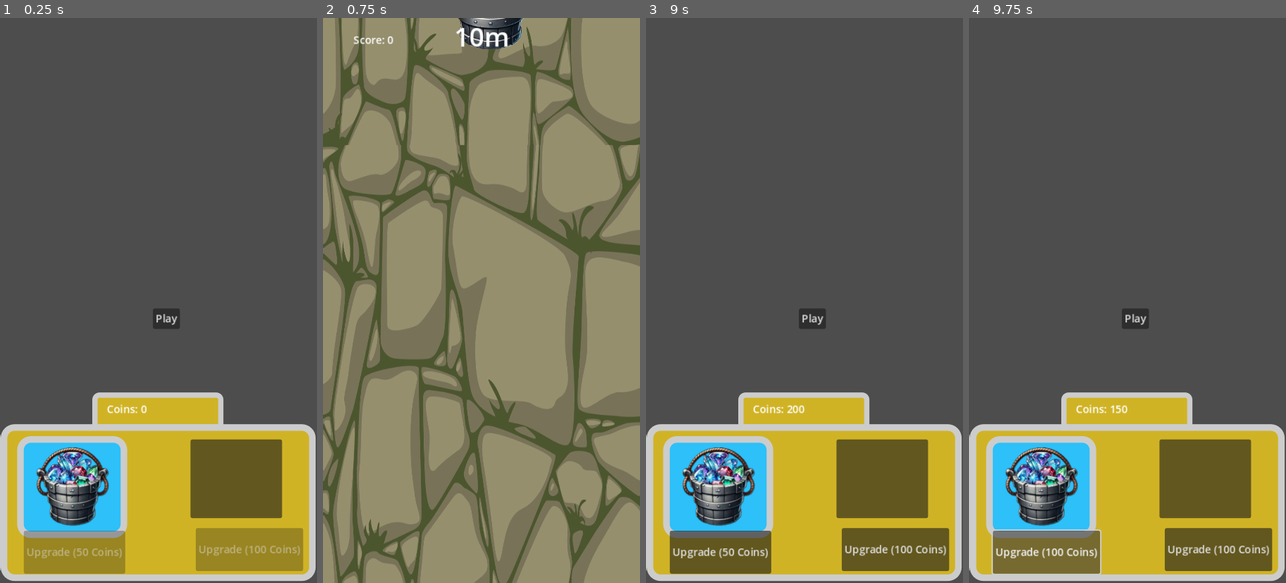
Above: before the commit, frames 1-4 (left to right).
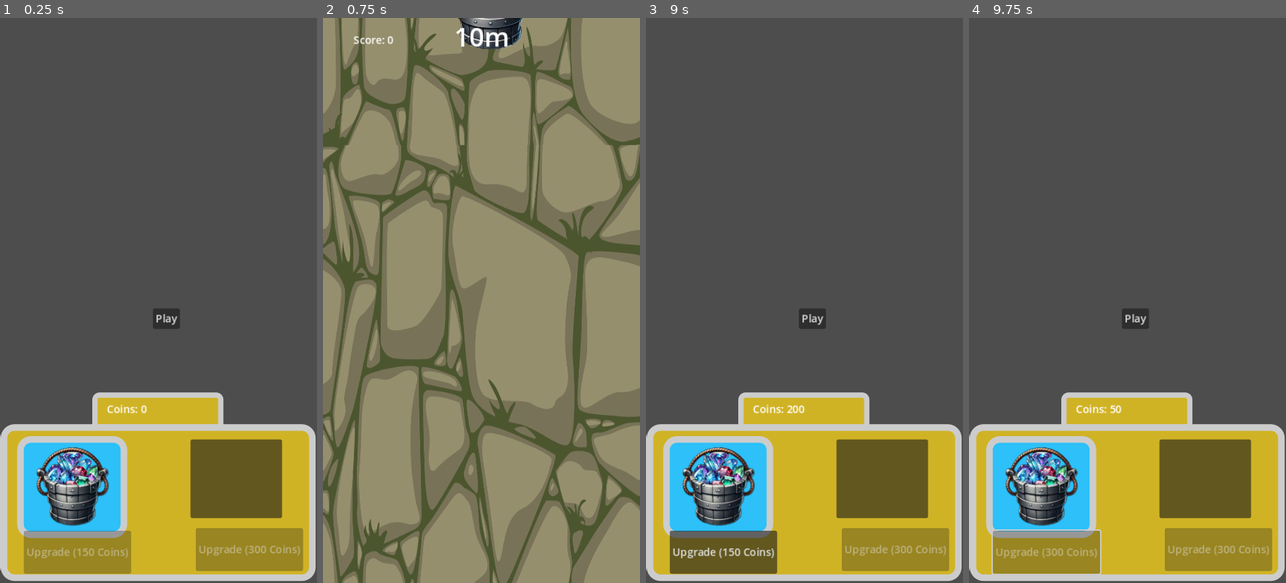
Above: after the commit, the same moments.

Repository: RehmahMuneeb/WWC
Game: Godot game, scene res://scenes/main.tscn
The game is run twice, just before and just after one commit, with the same random seed, the same clock (stepped at 60 frames per second) and the same inputs.
Inputs (mouse positions are in pixels of both pictures, inside the frame that each line leads up to):
- Up to frame 1 (0.25 s): no input
- Up to frame 2 (0.75 s): click "Play" at 0.5 s
- Up to frame 3 (9 s): move the mouse to (874, 272) at 1.27 s; click (874, 272) at 1.42 s; drag from (741, 328) to (817, 453) at 2.02 s; move the mouse to (836, 176) at 2.77 s; click (836, 176) at 2.92 s; drag from (788, 413) to (709, 215) at 3.52 s; move the mouse to (899, 385) at 4.27 s; click (899, 385) at 4.42 s; drag from (709, 215) to (756, 159) at 5.02 s; move the mouse to (820, 300) at 5.77 s; click (820, 300) at 5.92 s; drag from (756, 159) to (741, 328) at 6.52 s; move the mouse to (874, 272) at 7.27 s; click (874, 272) at 7.42 s; drag from (741, 328) to (855, 453) at 8.02 s; move the mouse to (836, 176) at 8.77 s; click (836, 176) at 8.92 s
- Up to frame 4 (9.75 s): click "Upgrade (50 Coins)" (after the commit: "Upgrade (150 Coins)") at 9.5 s

The runs differ from the first frame. In frame 1, 0.2% of the frame differs, in the area x 24-81%, y 90-99%; in frame 2, nothing differs; in frame 3, 2.8%; in frame 4, 5.2%, in the area x 7-96%, y 68-99%.

Commit message:
capacity 2

Diff:
--- a/Global.gd
+++ b/Global.gd
@@ -3,17 +3,19 @@
 # Global variables
 var score: int = 0
 var bucket_capacity: int = 5
-var bucket_upgrade_cost: int = 50
+var bucket_upgrade_cost: int = 150  # Starts at 150 instead of 50
 
 # Well Depth Variables
 var well_depth_limit: int = 500  # Default max depth
-var well_upgrade_cost: int = 100  # Initial upgrade cost
+var well_upgrade_cost: int = 300  # Starts at 300 instead of 100
 
 func save_game():
 	var save_data = {
 		"score": score,
 		"bucket_capacity": bucket_capacity,
-		"well_depth_limit": well_depth_limit
+		"bucket_upgrade_cost": bucket_upgrade_cost,
+		"well_depth_limit": well_depth_limit,
+		"well_upgrade_cost": well_upgrade_cost
 	}
 	var file = FileAccess.open("user://savegame.dat", FileAccess.WRITE)
 	file.store_var(save_data)
@@ -27,4 +29,6 @@
 
 		score = save_data.get("score", 0)
 		bucket_capacity = save_data.get("bucket_capacity", 5)
+		bucket_upgrade_cost = save_data.get("bucket_upgrade_cost", 150)
 		well_depth_limit = save_data.get("well_depth_limit", 500)
+		well_upgrade_cost = save_data.get("well_upgrade_cost", 300)
--- a/scripts/main.gd
+++ b/scripts/main.gd
@@ -2,7 +2,7 @@
 
 @onready var coin_label = $Coins/Coinslabel
 @onready var capacity_button = $"infopanel/Bucket Capacity/Button"
-@onready var well_button = $infopanel/Button # New button
+@onready var well_button = $infopanel/Button  # Well depth upgrade button
 
 func _ready() -> void:
 	update_ui()
@@ -23,16 +23,16 @@
 func upgrade_capacity():
 	if Global.score >= Global.bucket_upgrade_cost:
 		Global.score -= Global.bucket_upgrade_cost
-		Global.bucket_capacity += 1
-		Global.bucket_upgrade_cost += 50
+		Global.bucket_capacity += 1  # Increase by 1
+		Global.bucket_upgrade_cost *= 2  # Multiply upgrade cost by 3
 		Global.save_game()
 		update_ui()
 
 func upgrade_well_depth():
 	if Global.score >= Global.well_upgrade_cost:
 		Global.score -= Global.well_upgrade_cost
-		Global.well_depth_limit += 500  # Increase depth limit
-		Global.well_upgrade_cost += 100
+		Global.well_depth_limit += 500  # Increase depth limit by 500
+		Global.well_upgrade_cost *= 2  # Multiply upgrade cost by 3
 		Global.save_game()
 		update_ui()
 
